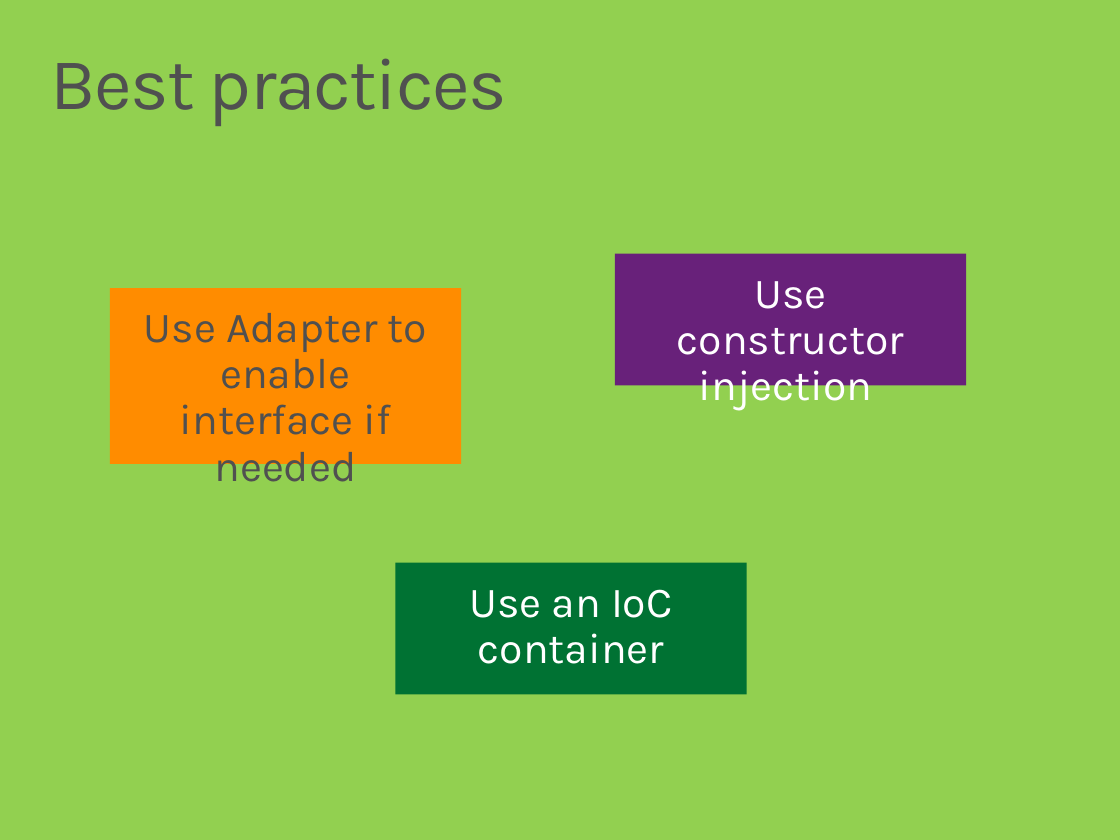
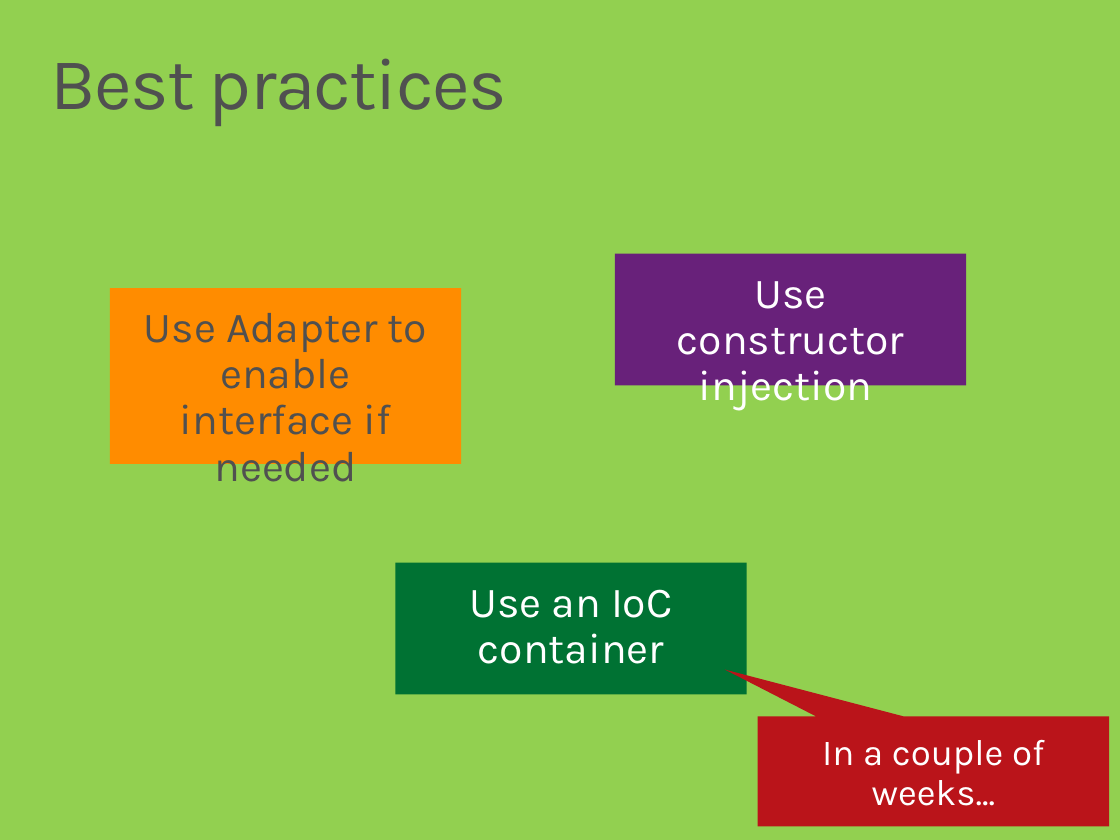
Before and after one commit to ondfisk/BDSA2019, a slide deck: slide 12 of Slides/Lecture05 - Dependency Injection, Testing Entity Framework.pptx (slide 13 before the commit). Drawn at 1120x840 pixels with LibreOffice and Linux fonts; fonts in the diff are those of the drawing. Boxes give left, top, right and bottom in pixels: in the first picture for what was removed or moved away, otherwise in the second. Text is boxed around its words. In the diff, an @@ line names an element or a change of style, - is before the commit and + after.

```diff
--- a/Slides/Lecture05 - Dependency Injection, Testing Entity Framework.pptx
+++ b/Slides/Lecture05 - Dependency Injection, Testing Entity Framework.pptx
@@ speech box added at [758, 716, 1109, 826], fill #BA141A, 24 pt, text #FFFFFF @@
+In a couple of weeks...
```
Also in this commit, not shown: 3 other slides changed, 1 slide removed, 13 other files.
